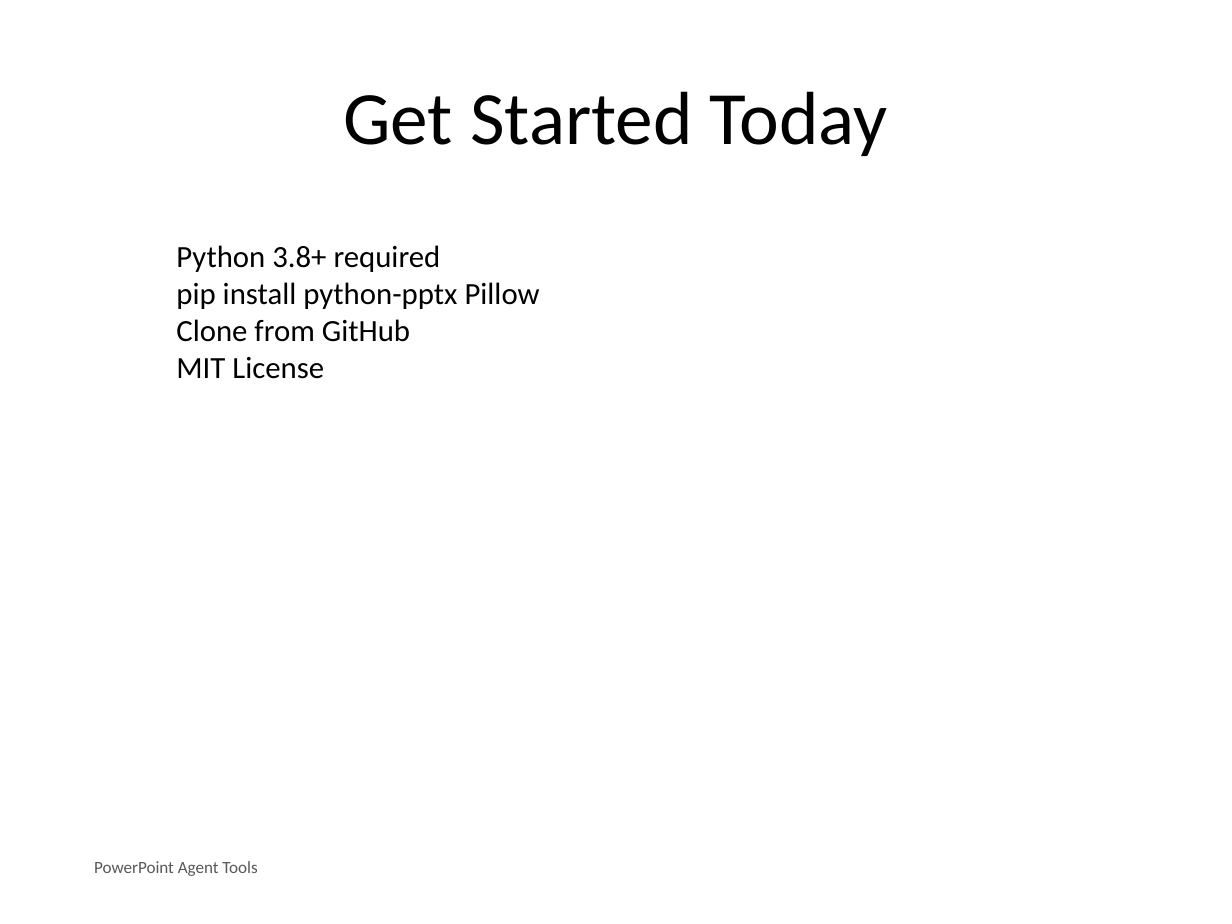
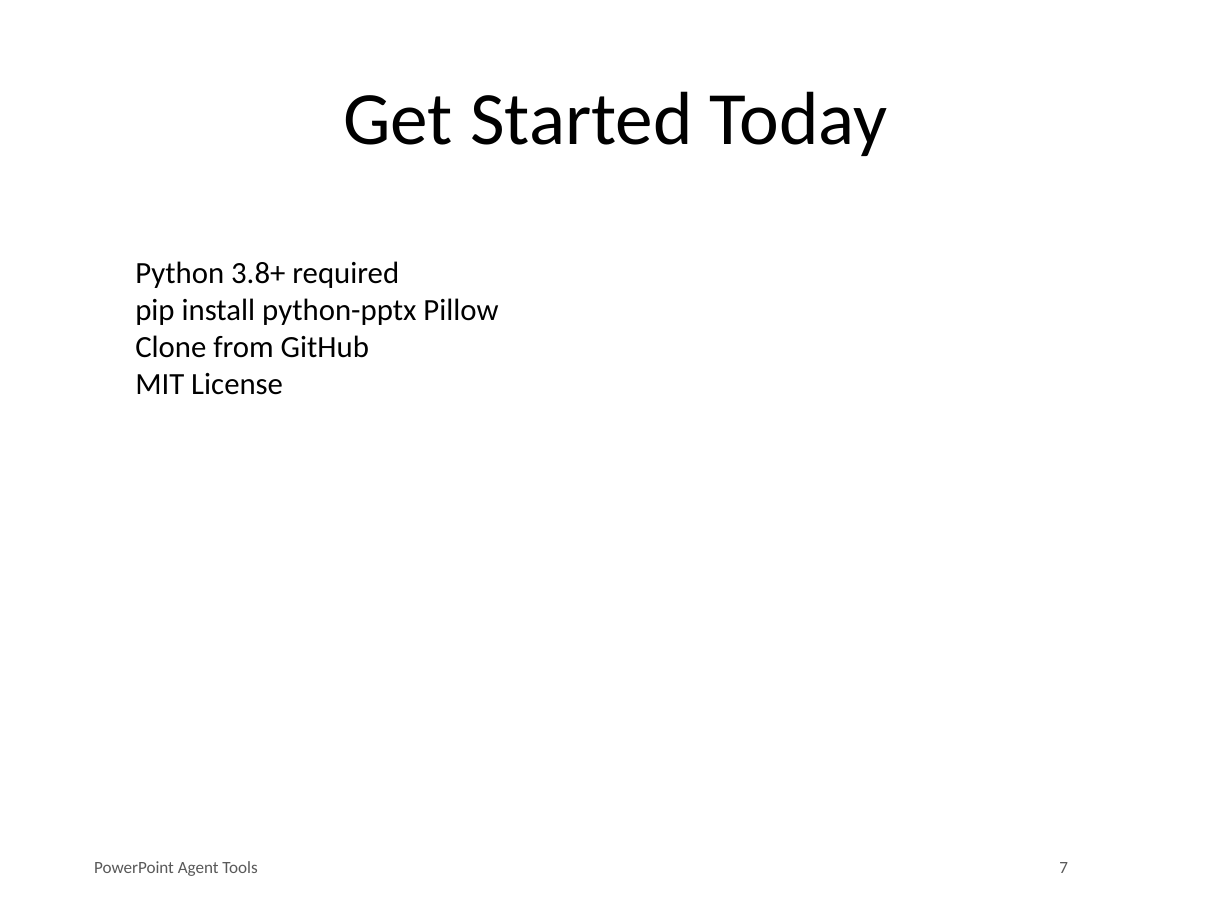
Before and after one commit to nordeim/powerpoint-agent-tool, a slide deck: slide 7 of e2e_test_deck.pptx. Drawn at 1232x924 pixels with LibreOffice and Linux fonts; fonts in the diff are those of the drawing. Boxes give left, top, right and bottom in pixels: in the first picture for what was removed or moved away, otherwise in the second. Text is boxed around its words. In the diff, an @@ line names an element or a change of style, - is before the commit and + after.

```diff
--- a/e2e_test_deck.pptx
+++ b/e2e_test_deck.pptx
@@ text "Python 3.8+ required": place and size @@
-text "Python 3.8+ required" at [176, 245, 540, 379]
+text "Python 3.8+ required" at [135, 261, 498, 395]
@@ text added at [1059, 862, 1068, 873], 10 pt, text #595959 @@
+7
```
Also in this commit, not shown: 6 other slides changed, 7 other files.
